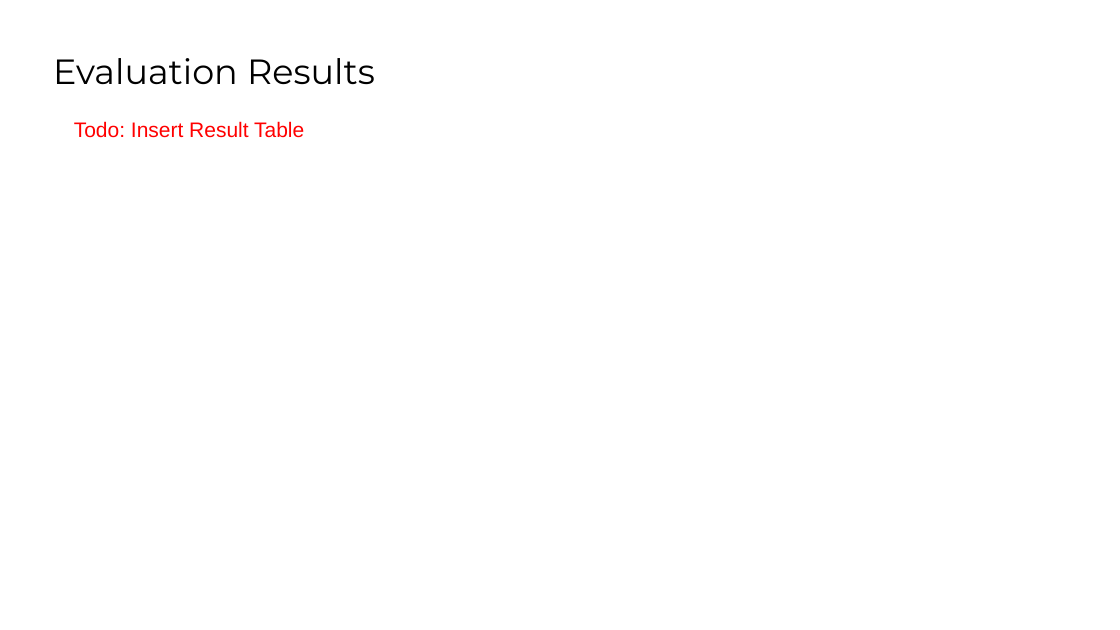
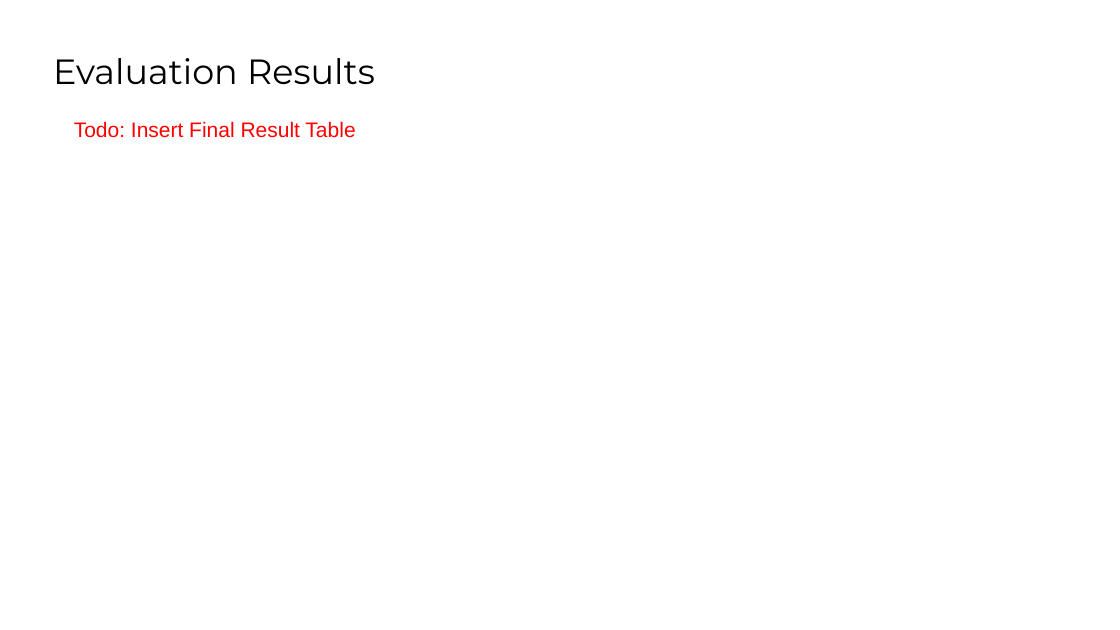
Before and after one commit to SaraCoolman/MMSR, a slide deck: slide 17 of project_3_team_E/Final Presentation.pptx (slide 16 before the commit). Drawn at 1120x630 pixels with LibreOffice and Linux fonts; fonts in the diff are those of the drawing; background and template pictures are left out. Boxes give left, top, right and bottom in pixels: in the first picture for what was removed or moved away, otherwise in the second. Text is boxed around its words. In the diff, an @@ line names an element or a change of style, - is before the commit and + after.

```diff
--- a/project_3_team_E/Final Presentation.pptx
+++ b/project_3_team_E/Final Presentation.pptx
@@ text at [74,121,355,138]: text changed @@
-Todo: Insert Result Table
+Todo: Insert Final Result Table
```
Also in this commit, not shown: 10 other slides changed, 1 slide added.
